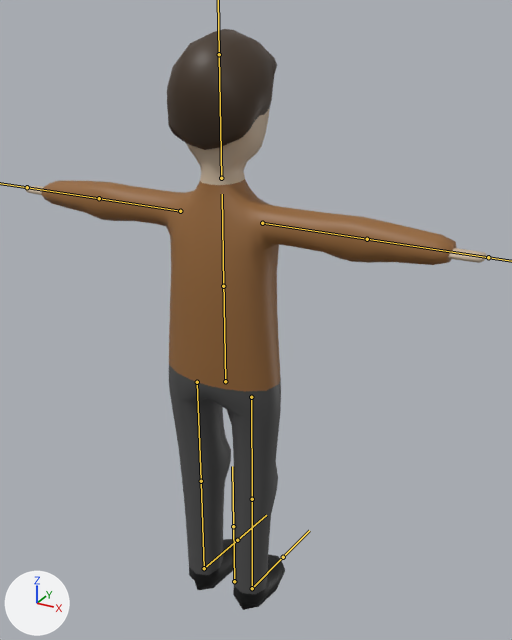
What one commit did to the FBX model Assets/ed/models/guy.fbx.
Both versions are drawn from a 50 mm camera at (1.27, -2.12, 2.37) aimed at (0.02, 0.17, 1.23). Lighting does not change. The marker at lower left points along +X, +Y and +Z. The bones that bend it are drawn over the model as lines.

The first picture shows 'guy'.
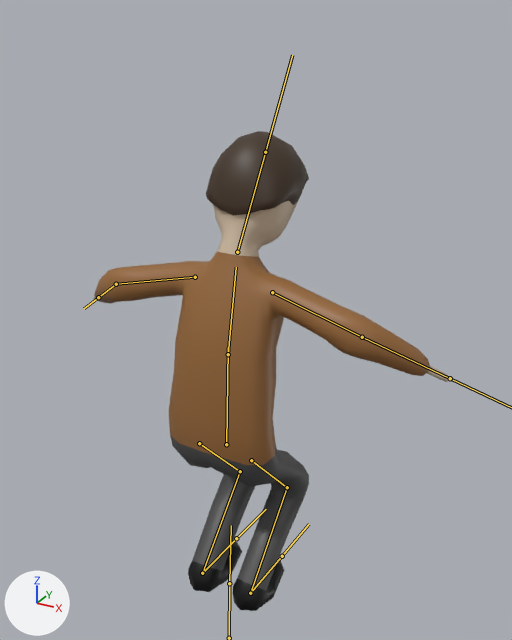
The newer file adds an action. The first version stands in its rest pose; the second is drawn at frame 9 of the action 'Armature|land'.

Location of each change, (x1, y1, x2, y2) in pixels of the pictures (512 x 640 px):
'guy', posed (23% narrower, 17% shorter)
    before: (26, 29, 487, 610)
    after: (94, 131, 449, 611)
bone 'back1', root to tip
    before: (225, 381) to (223, 279)
    after: (226, 444) to (228, 347)
bone 'back2', root to tip
    before: (223, 286) to (222, 194)
    after: (228, 354) to (236, 267)
bone 'head', root to tip
    before: (221, 178) to (219, 54)
    after: (237, 252) to (265, 152)
bone 'arm.L', root to tip
    before: (180, 211) to (99, 198)
    after: (195, 277) to (116, 284)
bone 'arm2.L', root to tip
    before: (99, 198) to (27, 187)
    after: (116, 284) to (98, 297)
bone 'arm.R', root to tip
    before: (262, 223) to (367, 239)
    after: (272, 292) to (362, 337)
bone 'arm2.R', root to tip
    before: (367, 239) to (488, 257)
    after: (362, 337) to (450, 378)
bone 'leg.L', root to tip
    before: (197, 382) to (201, 481)
    after: (199, 443) to (240, 471)
bone 'leg2.L', root to tip
    before: (201, 481) to (204, 568)
    after: (240, 471) to (202, 573)
bone 'foot.L', root to tip
    before: (204, 568) to (237, 540)
    after: (202, 573) to (236, 538)
bone 'leg.R', root to tip
    before: (251, 397) to (252, 499)
    after: (251, 460) to (287, 487)
bone 'leg2.R', root to tip
    before: (252, 499) to (252, 588)
    after: (287, 487) to (250, 593)
bone 'foot.R', root to tip
    before: (252, 588) to (283, 557)
    after: (250, 593) to (282, 556)

The change, as a list of edits to the scene's bpy script:
```text
Change bone_back1:
    where bone_back1 = bpy.data.objects['Armature'].pose.bones['back1']
    bone_back1.location: (0.0, 0.0, 0.0) -> (0.0, -0.288, 0.0)
    bone_back1.rotation_quaternion: (1.0, 0.0, 0.0, 0.0) -> (1.0, 0.0, 0.0, -0.028)  # degrees (0, 0, 0) -> degrees (0, 0, -3)
Change bone_back2:
    where bone_back2 = bpy.data.objects['Armature'].pose.bones['back2']  # child of 'back1'
    bone_back2.rotation_quaternion: (1.0, 0.0, 0.0, 0.0) -> (0.997, 0.0, 0.0, -0.075)  # degrees (0, 0, 0) -> degrees (0, 0, -9)
Change bone_head:
    where bone_head = bpy.data.objects['Armature'].pose.bones['head']  # child of 'back2'
    bone_head.rotation_quaternion: (1.0, 0.0, 0.0, 0.0) -> (0.983, 0.0, 0.0, -0.184)  # degrees (0, 0, 0) -> degrees (0, 0, -21)
Change bone_arm_l:
    where bone_arm_l = bpy.data.objects['Armature'].pose.bones['arm.L']  # child of 'back2'
    bone_arm_l.location: (0.0, 0.0, 0.0) -> (-0.001, 0.0, 0.013)
    bone_arm_l.rotation_quaternion: (1.0, 0.0, 0.0, 0.0) -> (0.992, -0.118, -0.042, 0.029)  # degrees (0, 0, 0) -> degrees (-14, -4, 4)
Change bone_arm2_l:
    where bone_arm2_l = bpy.data.objects['Armature'].pose.bones['arm2.L']  # child of 'arm.L'
    bone_arm2_l.rotation_quaternion: (1.0, 0.0, 0.0, 0.0) -> (0.934, -0.094, 0.09, -0.332)  # degrees (0, 0, 0) -> degrees (-14, 6, -40)
Change bone_arm_r:
    where bone_arm_r = bpy.data.objects['Armature'].pose.bones['arm.R']  # child of 'back2'
    bone_arm_r.location: (0.0, 0.0, 0.0) -> (0.001, 0.0, 0.013)
    bone_arm_r.rotation_quaternion: (1.0, 0.0, 0.0, 0.0) -> (0.992, -0.118, 0.042, -0.029)  # degrees (0, 0, 0) -> degrees (-14, 4, -4)
Change bone_arm2_r:
    where bone_arm2_r = bpy.data.objects['Armature'].pose.bones['arm2.R']  # child of 'arm.R'
    bone_arm2_r.rotation_quaternion: (1.0, 0.0, 0.0, 0.0) -> (0.934, -0.094, -0.09, 0.332)  # degrees (0, 0, 0) -> degrees (-14, -6, 40)
Change bone_leg_l:
    where bone_leg_l = bpy.data.objects['Armature'].pose.bones['leg.L']  # child of 'back1'
    bone_leg_l.rotation_quaternion: (1.0, 0.0, 0.0, 0.0) -> (0.918, -0.396, 0.0, 0.0)  # degrees (0, 0, 0) -> degrees (-47, 0, 0)
Change bone_leg2_l:
    where bone_leg2_l = bpy.data.objects['Armature'].pose.bones['leg2.L']  # child of 'leg.L'
    bone_leg2_l.rotation_quaternion: (1.0, 0.0, 0.0, 0.0) -> (0.713, 0.702, 0.0, 0.0)  # degrees (0, 0, 0) -> degrees (89, 0, 0)
Change bone_foot_l:
    where bone_foot_l = bpy.data.objects['Armature'].pose.bones['foot.L']  # child of 'leg2.L'
    bone_foot_l.rotation_quaternion: (1.0, 0.0, 0.0, 0.0) -> (0.902, -0.431, 0.0, 0.0)  # degrees (0, 0, 0) -> degrees (-51, 0, 0)
Change bone_leg_r:
    where bone_leg_r = bpy.data.objects['Armature'].pose.bones['leg.R']  # child of 'back1'
    bone_leg_r.rotation_quaternion: (1.0, 0.0, 0.0, 0.0) -> (0.918, -0.396, 0.0, 0.0)  # degrees (0, 0, 0) -> degrees (-47, 0, 0)
Change bone_leg2_r:
    where bone_leg2_r = bpy.data.objects['Armature'].pose.bones['leg2.R']  # child of 'leg.R'
    bone_leg2_r.rotation_quaternion: (1.0, 0.0, 0.0, 0.0) -> (0.713, 0.702, 0.0, 0.0)  # degrees (0, 0, 0) -> degrees (89, 0, 0)
Change bone_foot_r:
    where bone_foot_r = bpy.data.objects['Armature'].pose.bones['foot.R']  # child of 'leg2.R'
    bone_foot_r.rotation_quaternion: (1.0, 0.0, 0.0, 0.0) -> (0.901, -0.433, 0.0, 0.0)  # degrees (0, 0, 0) -> degrees (-51, 0, 0)
```
